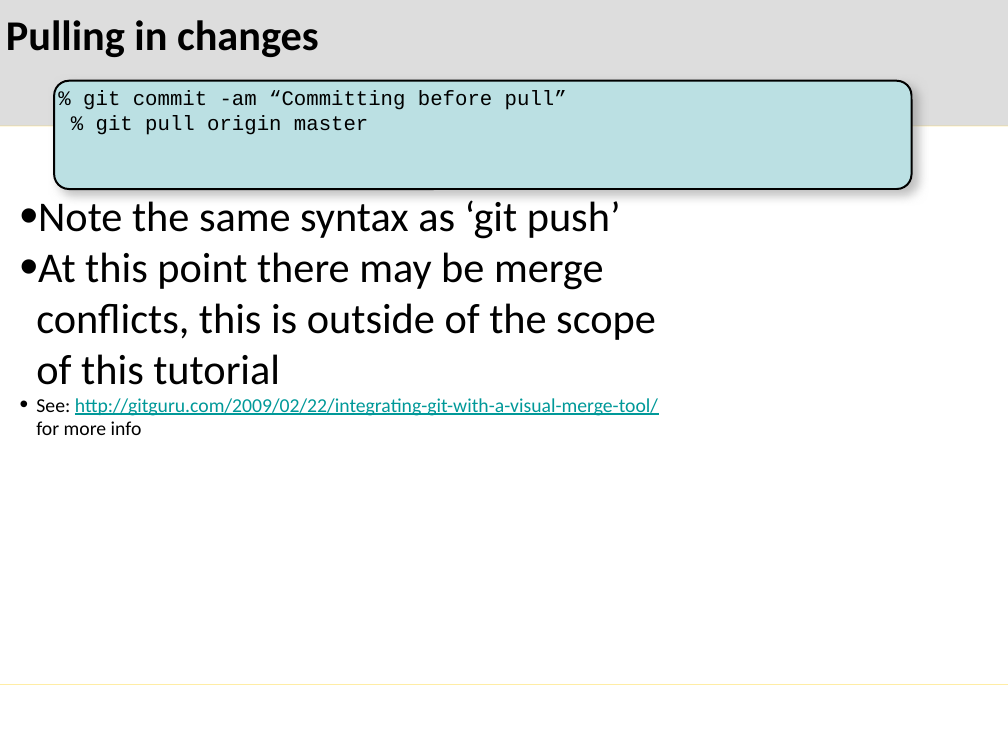
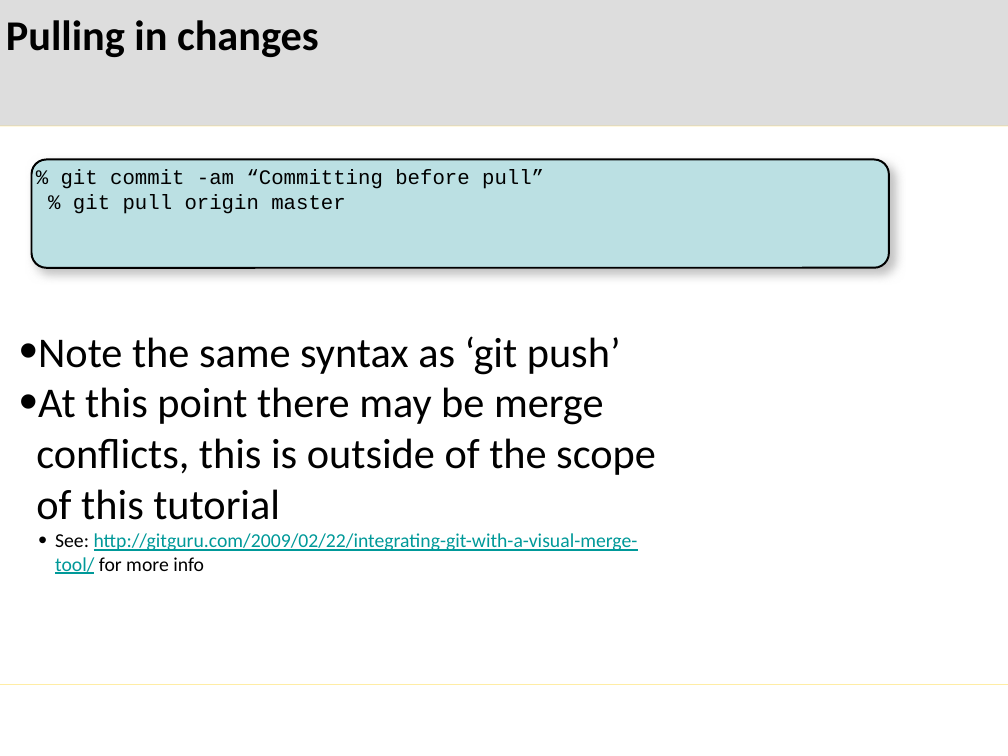
Before and after one commit to mglazer/GitPresentation, a slide deck: slide 13 of presentation.pptx. Drawn at 1008x756 pixels with LibreOffice and Linux fonts; fonts in the diff are those of the drawing; background and template pictures are left out. Boxes give left, top, right and bottom in pixels: in the first picture for what was removed or moved away, otherwise in the second. Text is boxed around its words. In the diff, an @@ line names an element or a change of style, - is before the commit and + after.

```diff
--- a/presentation.pptx
+++ b/presentation.pptx
@@ rounded rectangle "% git commit -am “Committing ...": place and size @@
-rounded rectangle "% git commit -am “Committing ..." at (54, 81, 912, 189)
+rounded rectangle "% git commit -am “Committing ..." at (31, 159, 889, 268)
@@ text "Note the same syntax as ...": place and size @@
-text "Note the same syntax as ..." at (36, 200, 658, 435)
+text "Note the same syntax as ..." at (36, 336, 656, 574)
@@ text at (55, 533, 638, 574): list level 1 to 2 in "See: http://gitguru.com/2009/02/22/integrating-git-with-a-vi ..." @@
```
Also in this commit, not shown: 16 other slides changed, 12 slides added, 1 other file.
